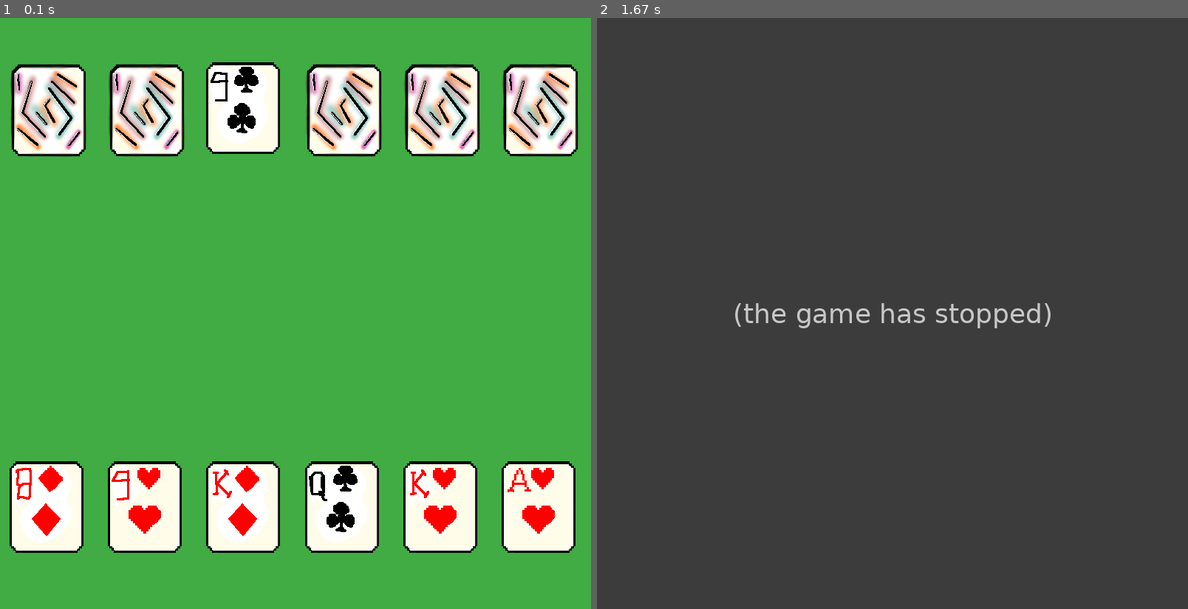
Above: before the commit, frames 1-2 (left to right).
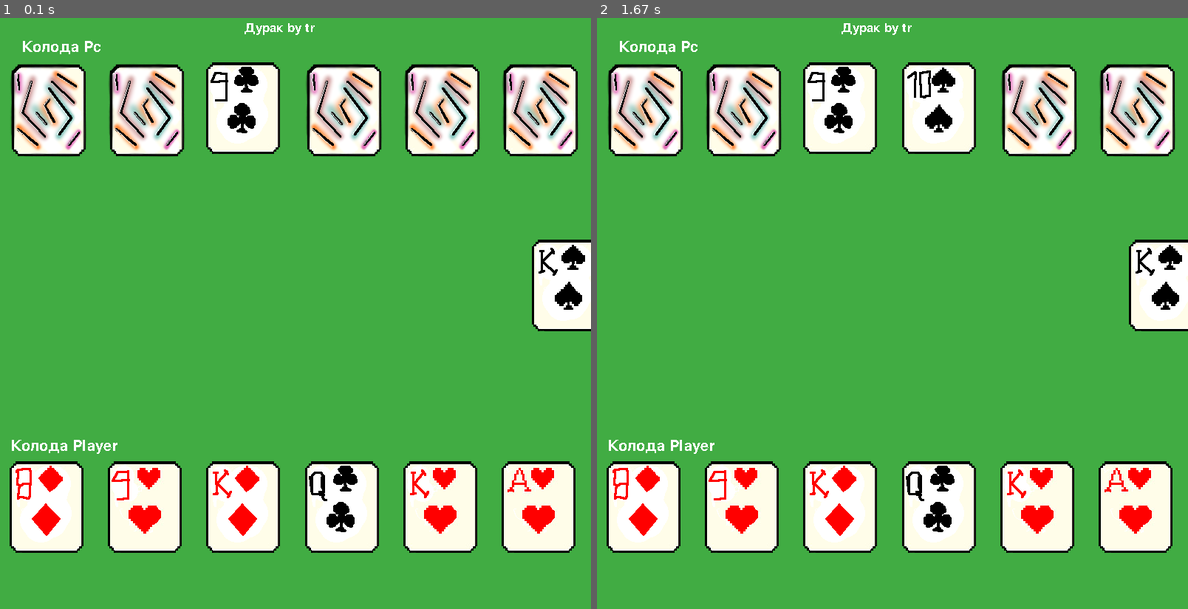
Above: after the commit, the same moments.

Repository: VoidChaser/Lyc
Game: pygame game, started from Pygame/project/fool.py
Two runs of this game, one before a commit and one after it. Both use one fixed random seed, a clock stepped at 60 frames per second and the inputs below.
Inputs (mouse positions are in pixels of both pictures, inside the frame that each line leads up to):
- Up to frame 1 (0.1 s): no input
- Up to frame 2 (1.67 s): click (644, 106) at 0.38 s; click (939, 508) at 0.72 s; click (1111, 520) at 1.55 s

The runs differ from the first frame. In frame 1, 1.8% of the frame differs, in the area x 2-100%, y 0-74%; in frame 2, 100%, in the area x 0-100%, y 0-100%.
Error before the commit: TypeError: '>' not supported between instances of 'Card' and 'NoneType' (fool.py line 622); the game stopped at 0.72 s (later frames are placeholders)

Commit message:
Много доделано и дописано. Реализован первичный интерфейс.

Diff:
--- a/Pygame/project/fool.py
+++ b/Pygame/project/fool.py
@@ -62,7 +62,7 @@
     screen = pygame.display.set_mode((800, 800))
     fon = pygame.transform.scale(load_image('sukno.jpg'), (800, 800))
     screen.blit(fon, (0, 0))
-    font = pygame.font.Font(None, 20)
+    font = pygame.font.Font('Arial', 20)
     text_coord = 10
     for line in intro_text:
         string_rendered = font.render(line, 1, pygame.Color('White'))
@@ -83,9 +83,6 @@
         clock.tick(FPS)
 
 
-
-
-
 def load_image(name, colorkey=None):
     fullname = os.path.join('data', name)
     # если файл не существует, то выходим
@@ -246,7 +243,6 @@
         item_to_ret = self.container.pop(index)
         return item_to_ret
 
-
     def recount(self):
         global kozir
         self.count_cards = len(self.container)
@@ -316,6 +312,12 @@
     def __getitem__(self, item):
         return self.container[item]
 
+    def __index__(self, element):
+        return self.container.index(element)
+
+    def index(self, element):
+        return self.container.index(element)
+
     def __iter__(self):
         return iter(self.container)
 
@@ -326,9 +328,6 @@
     def __repr__(self):
         return f"Колода {self.name}:\n Карт: {self.count_cards},\n карты: " + ', '.join(list(
             map(str, self.container))) + f',\n Козырей: {self.kozirs_count}, Наивысший козырь: {self.highest_kozir}'
-
-    # def check_first_hod(self, *hands): - закинуть в класс игры
-    # реализовать методы сравнения колод
 
 
 suits = ['пик', 'черви', 'буби', 'крести']
@@ -368,11 +367,11 @@
         else:
             pc_hand += deck[_]
 
-kozir_pos = 12
-kozir = deck[kozir_pos]
-while kozir.num == 'туз':
-    kozir_pos += 1
-    kozir = deck[kozir_pos]
+# kozir_pos = 12
+# kozir = deck[kozir_pos]
+# while kozir.num == 'туз':
+#     kozir_pos += 1
+#     kozir = deck[kozir_pos]
 
 print(f"Выбранный козырь: {kozir}")
 print()
@@ -407,12 +406,13 @@
         # self.rect = self.image.get_rect()
 
 
-
 HOD_X = 250
 
 
 class Game:
     def __init__(self):
+        self.first_round_user = None
+        self.hodit = None
         self.hands, self.bito = [], []
         self.cards = deck
         self.hod_dict = {}
@@ -421,7 +421,7 @@
         # self.last_hod_user = None
         # self.last_hod_card = None
         self.add_decks(pc_hand, player_hand)
-        self.draw_decks()
+        self.init_and_draw_decks()
 
         # self.begin_hod(first_hod=True)
         # self.hands = []
@@ -455,6 +455,21 @@
 
     def add_decks(self, *args):
         self.hands.extend(args)
+
+    def init_and_draw_decks(self):
+        y = 60
+        for hand in self.hands:
+            # hand = self.hands[0]
+            for _, it_card in enumerate(hand):
+                # print(_ * WIDTH // hand.count_cards, it_card)
+                if hand.name == 'Player':
+                    Card_sprite(it_card, 80 // hand.count_cards + _ * WIDTH // hand.count_cards, y,
+                                show=True)
+                    # print(new_card.rect.width)
+                else:
+                    Card_sprite(it_card, 80 // hand.count_cards + _ * WIDTH // hand.count_cards, y)
+            y += 540
+            print()
 
     def draw_decks(self):
         y = 60
@@ -463,15 +478,34 @@
             for _, it_card in enumerate(hand):
                 # print(_ * WIDTH // hand.count_cards, it_card)
                 if hand.name == 'Player':
-                    new_card = Card_sprite(it_card, 80 // hand.count_cards + _ * WIDTH // hand.count_cards, y,
-                                           show=True)
+                    it_card.image.rect.move(80 // hand.count_cards + _ * WIDTH // hand.count_cards, y)
+                    # new_card = Card_sprite(it_card, 80 // hand.count_cards + _ * WIDTH // hand.count_cards, y,
+                    #                        show=True)
                     # print(new_card.rect.width)
                 else:
-                    new_card = Card_sprite(it_card, 80 // hand.count_cards + _ * WIDTH // hand.count_cards, y)
+                    it_card.image.rect.move(80 // hand.count_cards + _ * WIDTH // hand.count_cards, y)
+                    it_card.image.shown = False
+                    # pass
+                    # new_card = Card_sprite(it_card, 80 // hand.count_cards + _ * WIDTH // hand.count_cards, y)
             y += 540
             print()
 
+    # Баг по ресурсам изображений: 9 буби = 9 черви.
     def begin_round(self, first_hod=False):
+        # global cloth
+
+        # В идеале, чисто, перед тем, как начинать раунд,
+        # должны все по очереди добирать карт до 6, и должны перерисовываться колоды.
+        if all_hod_used_cards:
+            for _ in all_hod_used_cards:
+                used_hand = game.get_involved_hand(_)
+                used_hand.pop(used_hand.index(_))
+
+        # all_sprites.draw(screen)
+        # all_sprites.update()
+        self.draw_decks()
+        # Баг спрайтов - остаются старые после реинициализации хода.
+
         self.hod_dict = {}
         if not first_hod:
             self.hodit = list(filter(lambda x: x != self.hodit, self.hands))[0]
@@ -480,6 +514,7 @@
             self.hodit = max(self.hands)
             print(f"\nПервым ходит {self.hodit.name}:\n")
         self.first_round_user = self.hodit.name
+        interface_sprites.update(self.first_round_user)
 
     def end_round(self):
         pass
@@ -507,10 +542,10 @@
 
     def defend_card(self, defending_card: Card):
         if self.hodit.name == 'Player':
-            taken_card_sprite = player_hand[player_hand.container.index(defending_card)].image
+            # taken_card_sprite = player_hand[player_hand.container.index(defending_card)].image
             self.hodit = 'Pc'
         else:
-            taken_card = pc_hand[pc_hand.container.index(defending_card)].image
+            # taken_card = pc_hand[pc_hand.container.index(defending_card)].image
             defending_card.image.show_card()
             # self.hodit = 'Player'
 
@@ -523,15 +558,6 @@
 
     def get_involved_hand(self, card):
         return list(filter(lambda x: card in x, self.hands))[0]
-
-    # должна быть проверка чтобы не хватать карты другого игрока - OK
-    # Реализовать перетаскивание
-    # Реализовать стейты атаки и защиты
-    # Реализовать зону для карт
-    # Реализовать выкладку карт и сдвиг карт при добавлении новых
-    # Реализовать интерфейс
-    # Реализовать ход/ выбор карты компьютером, метод выкладки карты для защиты, атаки.
-    # Проблема выдает что self.hodit это строка - решено
 
 
 def terminate():
@@ -550,17 +576,86 @@
 FPS = 50
 clock = pygame.time.Clock()
 all_sprites = pygame.sprite.Group()
+interface_sprites = pygame.sprite.Group()
 card_sprites = pygame.sprite.Group()
-# c_x, c_y = 0, 0
-# w, h = 10, 10
+
+Card_sprite(kozir, 720, 300,
+            show=True)
+
+
+class Interface_Sprite(pygame.sprite.Sprite):
+    def __init__(self, text, x, y, text_changable=False, font_size=25):
+        super().__init__(all_sprites, interface_sprites)
+        self.text = text
+        self.text_changable = text_changable
+        self.font_size = font_size
+        self.x, self.y = x, y
+
+        # self.rect = self.image.get_rect()
+        # self.image.fill(pygame.Color('#41ac43'))
+        # screen.fill((0, 0, 0))
+        self.image = pygame.Surface((WIDTH, HEIGHT))
+
+        self.font = pygame.font.Font(None, font_size)
+        self.image = self.font.render(self.text, False, (pygame.Color(255, 255, 255)))
+        self.rect = self.image.get_rect()
+        self.rect.x, self.rect.y = x, y
+        self.update()
+        # self.rect = (x, y, text_w + 20, text_h + 20)
+        # self.image.blit(text, (text_x, text_y))
+        # pygame.draw.rect(screen, (0, 255, 0), (text_x - 10, text_y - 10,
+        #                                        text_w + 20, text_h + 20), 1)
+        # self.font = pygame.font.SysFont("Arial", size)
+        # self.textSurf = self.font.render(text, 1, color)
+        # self.image = pygame.Surface((width, height))
+        # W = self.textSurf.get_width()
+        # H = self.textSurf.get_height()
+        # self.image.blit(self.textSurf, [width / 2 - W / 2, height / 2 - H / 2])
+
+    # low_font = pygame.font.Font('Arial', 10)
+    # middle_font = pygame.font.Font('Arial', 20)
+
+    def redraw_text(self):
+        self.image = pygame.Surface((WIDTH, HEIGHT))
+        # font = pygame.font.Font(None, self.font_size)
+        self.image = self.font.render(self.text, False, (pygame.Color(255, 255, 255)))
+        self.rect = self.image.get_rect()
+        self.rect.x, self.rect.y = self.x, self.y
+
+    def update(self, new_text=None):
+        if self.text_changable:
+            if new_text is not None:
+                self.text = new_text
+        self.redraw_text()
+        # self.redraw_text()
+        # else:
+        #     if new_text:
+        #         self.text = new_text[0]
+
+
+def formated_hod_return():
+    return f'Сейчас ходит: {game.hodit.name}'
+
 
 if __name__ == '__main__':
     pygame.display.set_caption('The fool')
     cloth = Cloth()
     game = Game()
+
+    all_hod_used_cards = list()
     game.begin_round(first_hod=True)
     running = True
     # start_screen()
+    # Пока проект не доделан заставка закомментирована.
+    game_name = Interface_Sprite('Дурак by tr', 330, 5)
+    pc_hand_name = Interface_Sprite('Колода Pc', 30, 30, font_size=30)
+    player_hand_name = Interface_Sprite('Колода Player', 15, 570, font_size=30)
+    # hod_indicator = Interface_Sprite('Ходит:', 600, 30, font_size=30)
+
+    # Доделать индикатор хода и его апдтейт
+    # Баг: Индикатор хода не работает и не обновляет значение.
+    # Баг: Туда же и баг со спрайтами, которые не обновляются.
+
     while not game.win:
         for event in pygame.event.get():
             if event.type == pygame.QUIT:
@@ -579,7 +674,7 @@
             # в иных случаях надо смотреть на первую карту.
             fair_play = True
             all_hod_used_cards = [*list(game.hod_dict.keys()), *list(game.hod_dict.values())]
-            # game = self
+            all_hod_used_cards = list(filter(lambda x: x is not None, all_hod_used_cards))
             # game.first_round_user = first_round_user
             if game.hodit.name == 'Player':
                 # print(f'\nХодит Player:\n')
@@ -596,19 +691,19 @@
                             shot_deck_name = list(filter(lambda x: _.card in x.container, game.hands))[0].name
                             # Несостыковка. Похоже что использование pop для выкидывания
                             # использованной уже карты из учёта карт для выбора - плохая идея,
-                            # и стоит учитывать то, что использованные карты выбирать не нужно,
-                            # - путём их убирания из possible_cards_to_..., а после уж и методом pop.
+                            # и стоит учитывать то, что использованные карты выбирать не нужно,-
+                            # путём их убирания из possible_cards_to_..., а после уж и методом pop.
                             print(
-                                f'Попал в карту {shot_card} колоды'
+                                f'Выбрана карта {shot_card} колоды'
                                 f' {shot_deck_name}')
                             if shot_deck_name == 'Player':
                                 if game.first_round_user == 'Player' or game.first_round_user is None:
                                     # if shot_card
-                                    if shot_card not in list(game.hod_dict.keys()) and shot_card not in list(
-                                            game.hod_dict.values()):
+                                    if shot_card not in all_hod_used_cards:
                                         game.attack_card(shot_card)
                                         print(f'Игрок атакует картой {shot_card}.\n')
                                     else:
+                                        print(f'Картой {shot_card} уже ходили.')
                                         fair_play = False
 
                                     # if last_hod_user == 'Pc':
@@ -618,19 +713,21 @@
                                     # Поэтому убрал условие.
 
                                 elif game.first_round_user == 'Pc':
-                                    pc_played_card = game.hod_dict[list(game.hod_dict.keys())[-1]]
+                                    pc_played_card = list(game.hod_dict.keys())[-1]
                                     if shot_card > pc_played_card:
-                                        if shot_card not in list(game.hod_dict.values()) and shot_card not in list(
-                                                game.hod_dict.keys()):
+                                        if shot_card not in all_hod_used_cards:
                                             game.defend_card(shot_card)
                                             print(f'Игрок защищается от {pc_played_card} картой {shot_card}.\n')
                                         else:
+                                            print(f'Картой {shot_card} уже ходили.')
                                             fair_play = False
                                     else:
+                                        print(f'Этой картой нельзя защититься.'
+                                              f' Она меньше по значению либо не подходит по масти.')
                                         fair_play = False
-                                # Реализовать ветвление в нажатие на кнопку брать, если нет возможных для хода карт,
-                                # и проверку на то, что игрок может сходить.
+
                             else:
+                                print('Вы не выбрали вашу карту')
                                 fair_play = False
                                 # print(last_hod_user)
                                 # if last_hod_user is None:
@@ -649,7 +746,8 @@
             else:
 
                 if game.first_round_user == 'Pc' or game.first_round_user is None:
-                    card_to_attack = min(pc_hand, key=lambda x: x.num)
+                    card_to_attack = min(list(filter(lambda x: x not in all_hod_used_cards, pc_hand)),
+                                         key=lambda x: x.num)
                     game.attack_card(card_to_attack)
                     print(f'Компьютер атакует картой {card_to_attack}.\n')
 
@@ -668,14 +766,9 @@
                     else:
                         print(f'Компьютер берёт.\n')
                         game.begin_round()
-                        # Реализовать набор карт со стола. Разбивку словаря с картами на их список,
-                        # добор этих карт в руку игрока или пк, дорисовку их потом.
-                        # А также обновление статусов рубашек карт.
+                        # Берёт.
 
                 print('Компьютер сходил\n')
-
-                # Берёт.
-                # Реализовать функцию добора.
 
                 # if last_hod_user is None or last_hod_user.name == 'Pc':
                 #     game.attack_card(card_to_attack)
@@ -691,11 +784,34 @@
 
                 print()
 
-
-        #Доделал возможноти хода и ходы компьютера.
-        # Баг: Последнее значение для хода меняется на первое для следующего -> не создается новая запись в словаре, а меняется последняя
         screen.fill(pygame.Color('black'))
+        all_sprites.update()
         all_sprites.draw(screen)
         card_sprites.draw(screen)
+        interface_sprites.draw(screen)
         pygame.display.flip()
+
+    # TODO: Реализовать зону для карт.
+    #     Реализовать интерфейс.
+    #     Реализовать выкладку карт и сдвиг карт при добавлении новых.
+    #     Реализовать набор карт со стола. Разбивку словаря с картами на их список,
+    #     добор этих карт в руку игрока или пк, дорисовку их потом.
+    #     А также обновление статусов рубашек карт.
+    #     Реализовать функцию добора.
+    #     Реализовать ветвление в нажатие на кнопку брать, если нет возможных для хода карт,
+    #     и проверку на то, что игрок может сходить.
+    #     Реализовать экземпляр класса карт/интерфейсов - бито,
+    #     которое является одной картой с цифрой,- количеством карт, оставшихся в колоде.
+    #     В случае отсутствия таких, кроме козыря - убирать. Плюс учесть то, что козырь тоже часть бито.
+
+    # Баг: Последнее значение для хода меняется на первое для следующего -> не создается новая запись в словаре,
+    # а меняется последняя - Исправлен. - готово.
+    # Должна быть проверка чтобы не хватать карты другого игрока - готово.
+    # Реализовать перетаскивание - Не нужно. Сделал через тапы. - готово.
+    # Реализовать стейты атаки и защиты - готово.
+    # Реализовать ход/ выбор карты компьютером, метод выкладки карты для защиты, атаки. - готово.
+    # Проблема выдает что self.hodit это строка - готово.
+    # def check_first_hod(self, *hands): - закинуть в класс игры - готово.
+    # реализовать методы сравнения колод - готово.
+
     pygame.quit()
